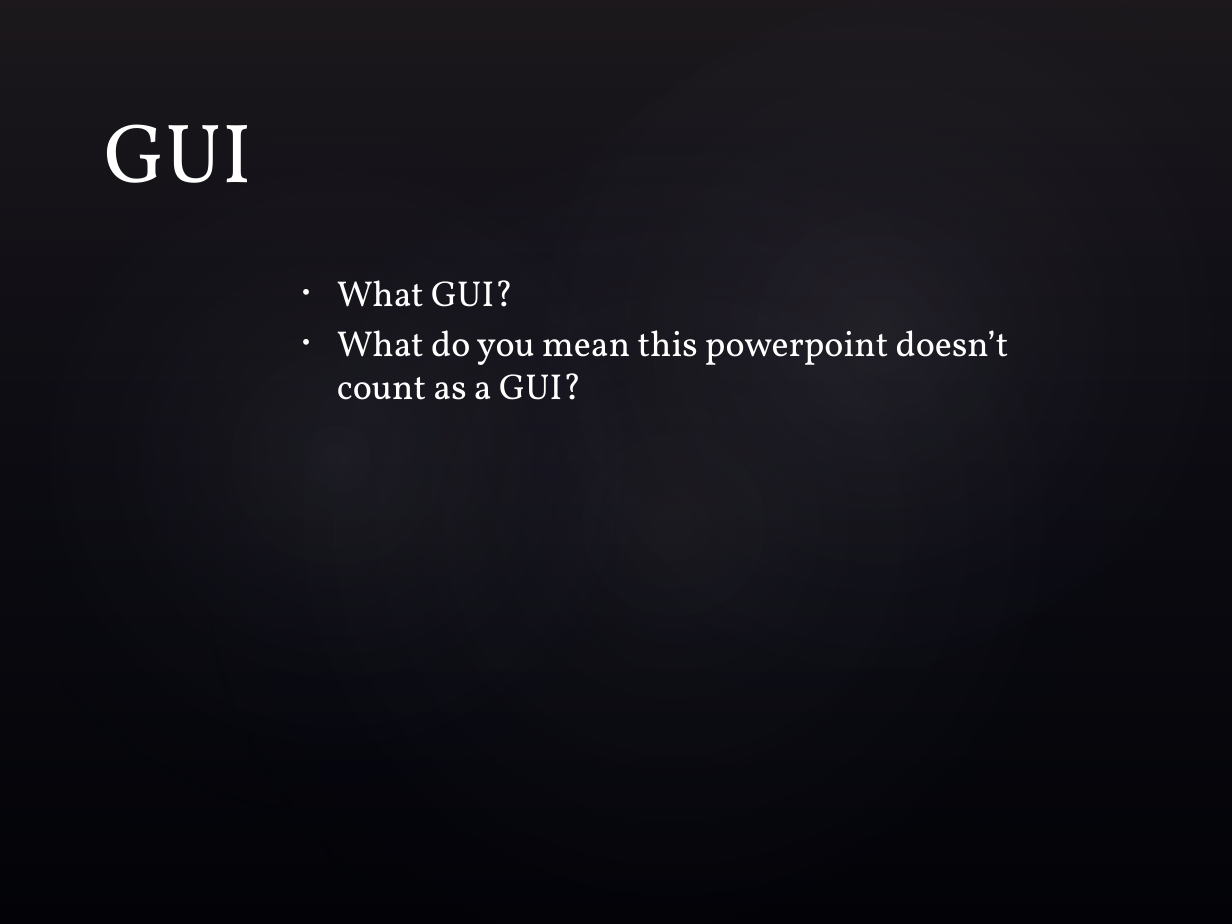
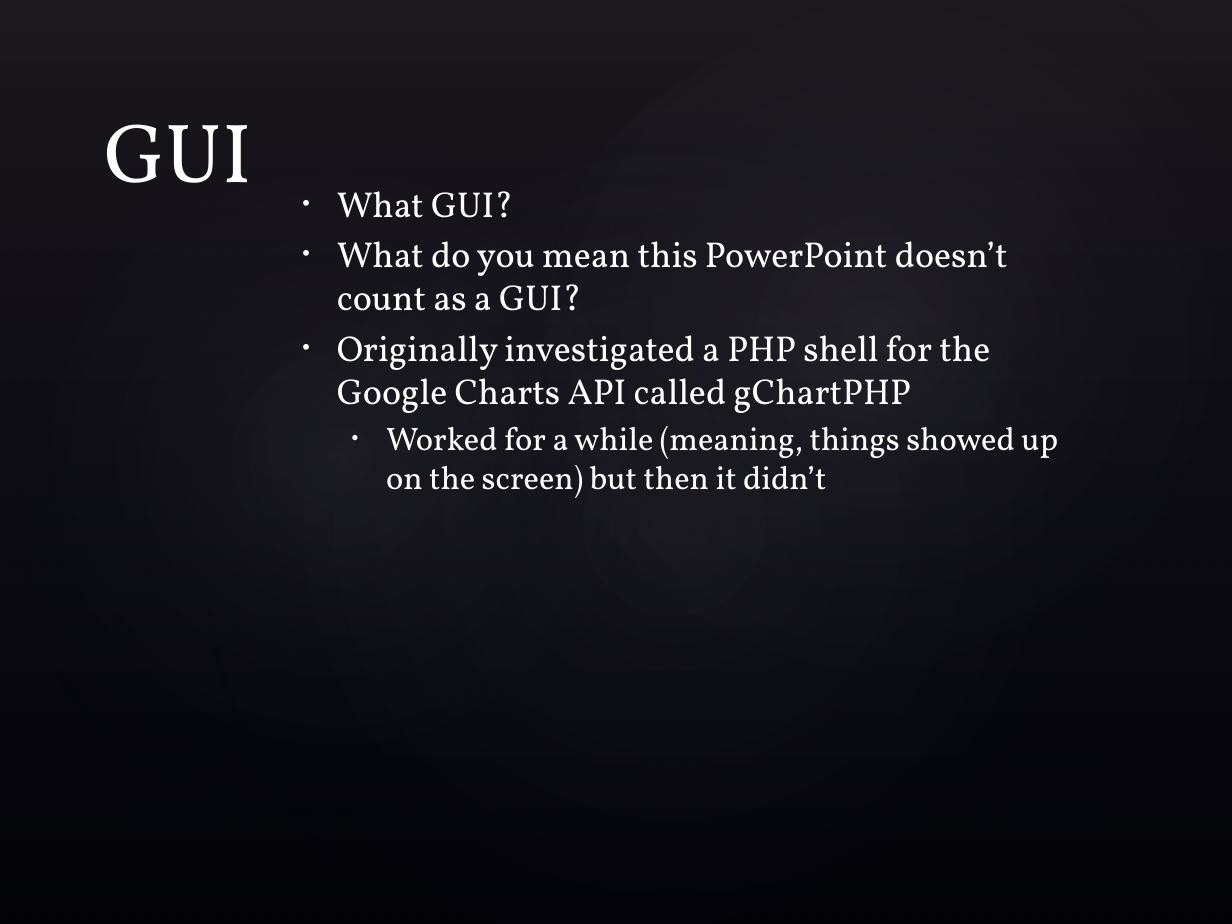
Before and after one commit to rebeccamurphy/Hackathon-2013, a slide deck: slide 4 of Hack-a-Thon Presentation.pptx. Drawn at 1232x924 pixels with LibreOffice and Linux fonts; fonts in the diff are those of the drawing; background and template pictures are left out. Boxes give left, top, right and bottom in pixels: in the first picture for what was removed or moved away, otherwise in the second. Text is boxed around its words. In the diff, an @@ line names an element or a change of style, - is before the commit and + after.

```diff
--- a/Hack-a-Thon Presentation.pptx
+++ b/Hack-a-Thon Presentation.pptx
@@ text at (337, 241, 1058, 498): text changed @@
-• What do you mean this powerpoint doesn’t count as a GUI?
+• What do you mean this PowerPoint doesn’t count as a GUI?
+• Originally investigated a PHP shell for the Google Charts API called gChartPHP
+  • Worked for a while (meaning, things showed up on the screen) but then it didn’t
```
Also in this commit, not shown: 1 other slide changed, 1 other file.
